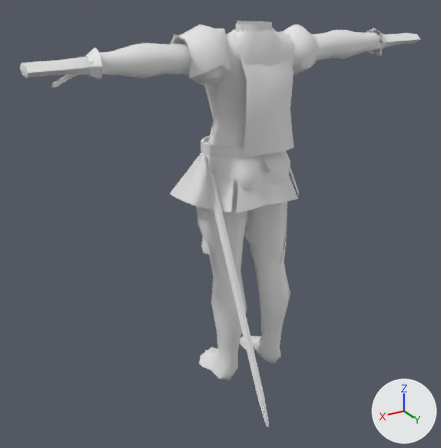
Before and after pictures for a commit that changed the Blender file assets/characters/wardrobe/source/duelist.blend.
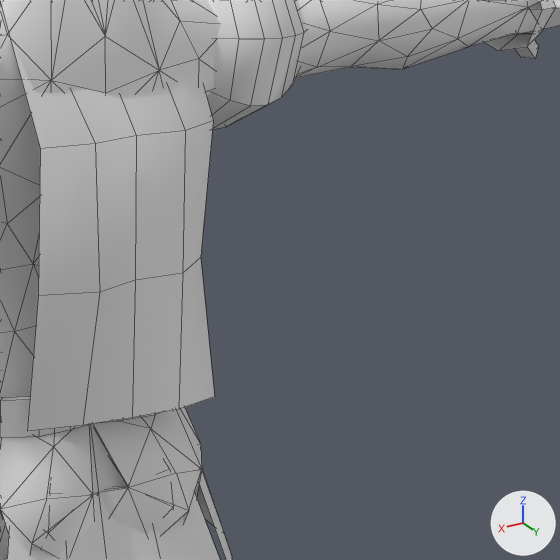
There are two pictures of each version: one whole from a camera (50 mm lens) standing at (1.318, 2.022, 1.728) and looking at (0.174, 0.115, 0.774), one close up on the part from 53% to 88% of the width and 9% to 43% of the height. Arrows for +X, +Y and +Z are at lower right; the lights stay in place. The first two pictures are the older version. The close-ups show mesh edges as thin lines.

In view in the first close-up: 'Outfit'.
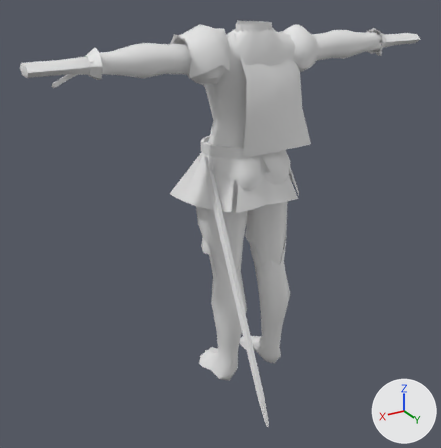
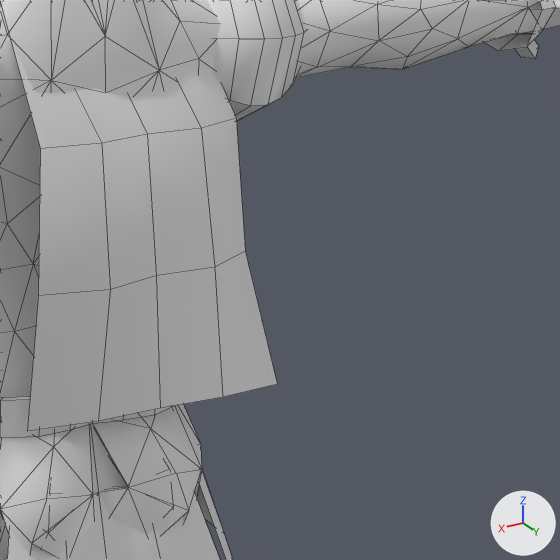
Location of each change, [x1, y1, x2, y2] in pixels of the close-ups (560 x 560 px; the box of a moved part takes in the faces that stretch with it):
```json
{"part": 1, "of": "me_outfit", "change": "moved or reshaped", "before": [0, 0, 215, 431], "after": [0, 0, 277, 431]}
```

Edits to the scene script, one JSON object a line:
```json
{"block": "me_outfit", "where": "me_outfit.from_pydata(...)  # 1352 vertices, 1747 faces; spans x -0.86..0.86, y -0.17..0.63, z -0.01..1.52"}
{"block": "me_outfit", "where": "# used by ob_outfit; location = (0.0, 0.0, 0.0)"}
{"block": "me_outfit", "where": "# before: 1266 (-0.08, 0.17, 1.34) at pixel (185, 130), 1267 (-0.02, 0.17, 1.34) at pixel (136, 135), 1273 (0.04, 0.2, 1.19) at pixel (99, 292), 1278 (0.04, 0.17, 1.05) at pixel (82, 425)"}
{"block": "me_outfit", "change": "me_outfit part 1"}
{"op": "add", "block": "me_outfit", "code": "for i in [1266, 1267, 1273, 1278]: me_outfit.vertices[i].co += Vector((-0.02, 0.0, 0.0))"}
{"op": "set", "path": "me_outfit.vertices[1265].co", "old": "(-0.14, 0.13, 1.34)", "new": "(-0.17, 0.13, 1.34)", "note": "pixel (213, 120) -> pixel (236, 118)"}
{"op": "set", "path": "me_outfit.vertices[1268].co", "old": "(0.04, 0.18, 1.34)", "new": "(0.03, 0.18, 1.34)", "note": "pixel (95, 143) -> pixel (101, 143)"}
{"op": "set", "path": "me_outfit.vertices[1270].co", "old": "(-0.14, 0.12, 1.19)", "new": "(-0.2, 0.12, 1.19)", "note": "pixel (200, 257) -> pixel (245, 251)"}
{"op": "set", "path": "me_outfit.vertices[1271].co", "old": "(-0.08, 0.17, 1.19)", "new": "(-0.12, 0.17, 1.19)", "note": "pixel (182, 273) -> pixel (214, 267)"}
{"op": "set", "path": "me_outfit.vertices[1272].co", "old": "(-0.02, 0.17, 1.19)", "new": "(-0.05, 0.17, 1.19)", "note": "pixel (135, 280) -> pixel (156, 275)"}
{"op": "set", "path": "me_outfit.vertices[1275].co", "old": "(-0.14, 0.16, 1.05)", "new": "(-0.23, 0.15, 1.05)", "note": "pixel (214, 396) -> pixel (277, 384)"}
{"op": "set", "path": "me_outfit.vertices[1276].co", "old": "(-0.08, 0.17, 1.05)", "new": "(-0.15, 0.16, 1.05)", "note": "pixel (178, 409) -> pixel (222, 397)"}
{"op": "set", "path": "me_outfit.vertices[1277].co", "old": "(-0.02, 0.17, 1.05)", "new": "(-0.06, 0.16, 1.05)", "note": "pixel (132, 417) -> pixel (160, 408)"}
```
